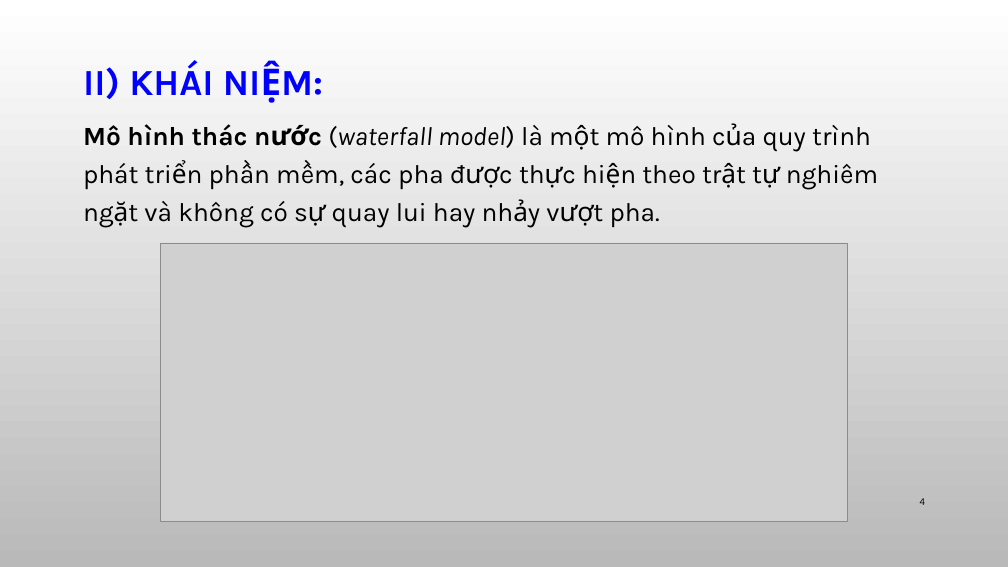
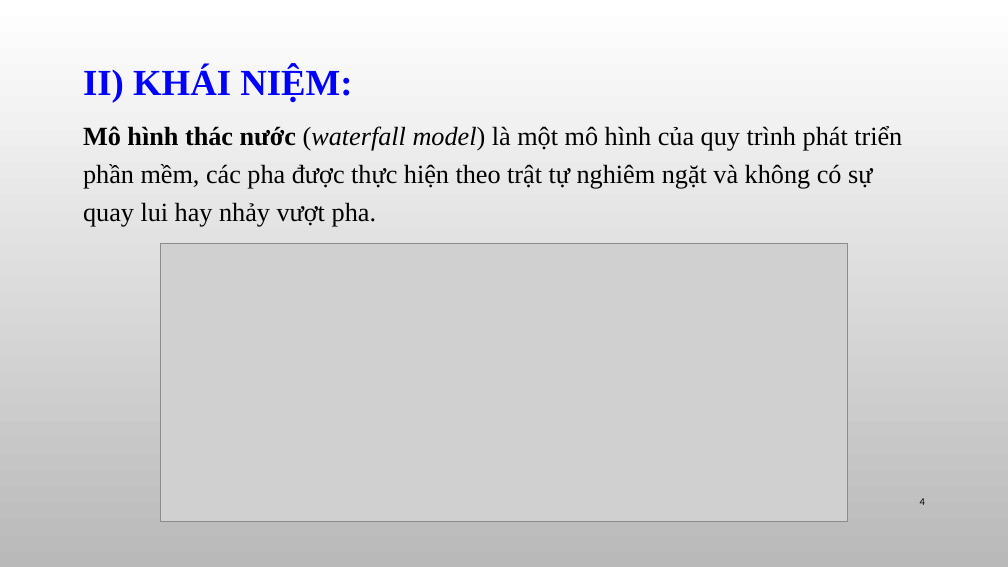
Before and after one commit to helloworldnmcnpm/studentmanagermentprogram, a slide deck: slide 4 of Slide seminar/Seminar.pptx. Drawn at 1008x567 pixels with LibreOffice and Linux fonts; fonts in the diff are those of the drawing; grey boxes stand for pictures; background and template pictures are left out. Boxes give left, top, right and bottom in pixels: in the first picture for what was removed or moved away, otherwise in the second. Text is boxed around its words. In the diff, an @@ line names an element or a change of style, - is before the commit and + after.

```diff
--- a/Slide seminar/Seminar.pptx
+++ b/Slide seminar/Seminar.pptx
@@ text "II) KHÁI NIỆM:" at (83, 67, 902, 227): font Karla to Times New Roman @@
```
Also in this commit, not shown: 9 other slides changed, 2 other files.
